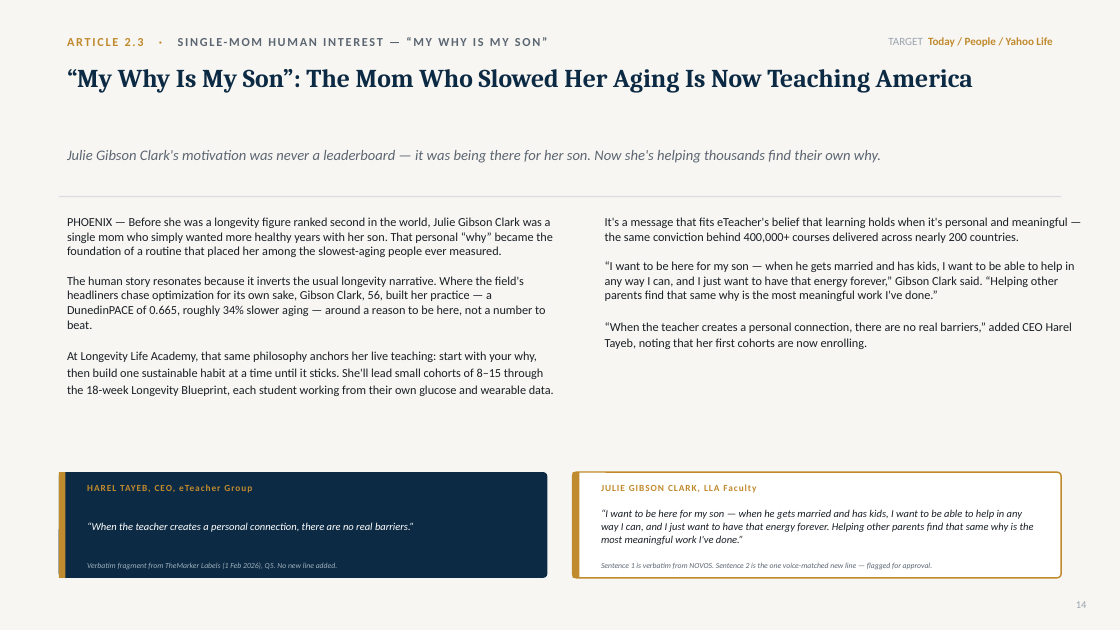
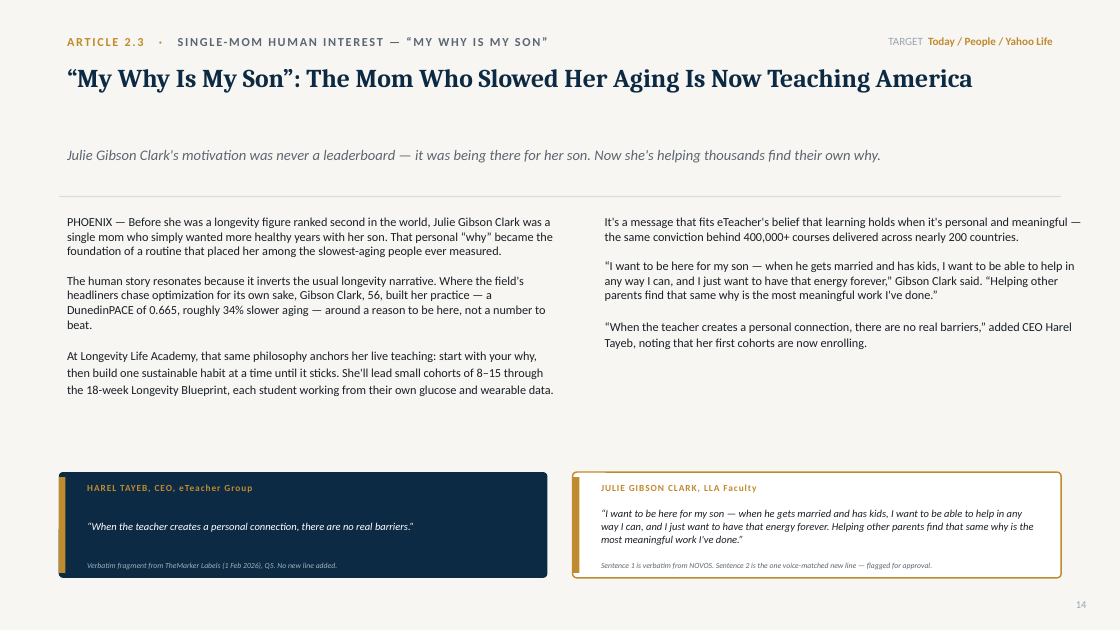
Before and after one commit to gitteromri-ux/eteacher-longevity-pr-campaign, a slide deck: slide 14 of eTeacher_Longevity_PR_Campaign.pptx. Drawn at 1120x630 pixels with LibreOffice and Linux fonts; fonts in the diff are those of the drawing. Boxes give left, top, right and bottom in pixels: in the first picture for what was removed or moved away, otherwise in the second. Text is boxed around its words. In the diff, an @@ line names an element or a change of style, - is before the commit and + after.

```diff
--- a/eTeacher_Longevity_PR_Campaign.pptx
+++ b/eTeacher_Longevity_PR_Campaign.pptx
@@ rectangle resized from (x1=59, y1=472, x2=66, y2=578) to (x1=59, y1=477, x2=66, y2=573) @@
@@ rectangle resized from (x1=573, y1=472, x2=580, y2=578) to (x1=573, y1=477, x2=580, y2=573) @@
```
Also in this commit, not shown: 17 other slides changed.
